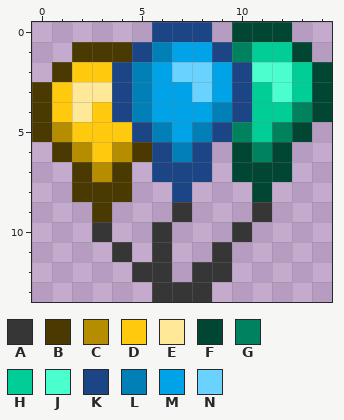
Pixel-art sprite: source-pngs/Item_1164.png. Above, as it was before the edit.
The file is 30x28 pixels, drawn in blocks of 2x2; one block is one cell here.
Palette (. is transparent): A #363636  B #4a3900  C #b78d00  D #ffc90e  E #ffe897  F #004633  G #00825e  H #00ce96  J #4affcd  K #1b4585  L #0080b7  M #00a2e8  N #6ad2ff
After:
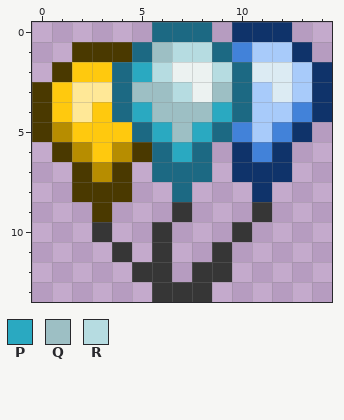
Colours new in this view: P #2aa9c1  Q #9dbfc4  R #b6dce1
Diff:
colour F: #004633 -> #0f336a
colour G: #00825e -> #4282d9
colour H: #00ce96 -> #a8cbfa
colour J: #4affcd -> #dcebf3
colour K: #1b4585 -> #1c6983
colour N: #6ad2ff -> #ecf2f1
Changed rows in their new state; - is a pixel that keeps its letter.
first column x 5:
 1 -QRR-
 2 PR--R
 3 QQR-Q
 4 PQQQP
 5 -PQP-
 6 --P--
